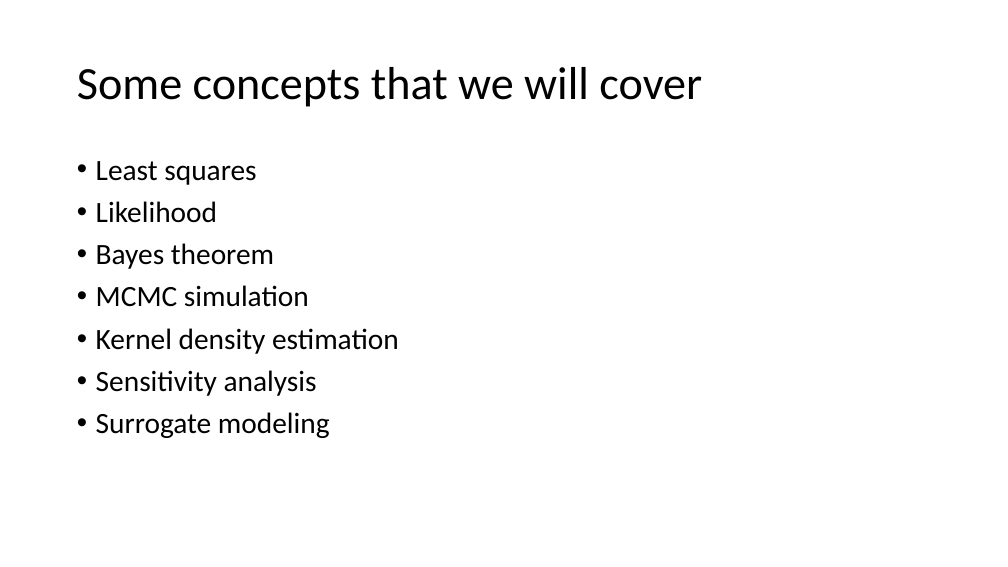
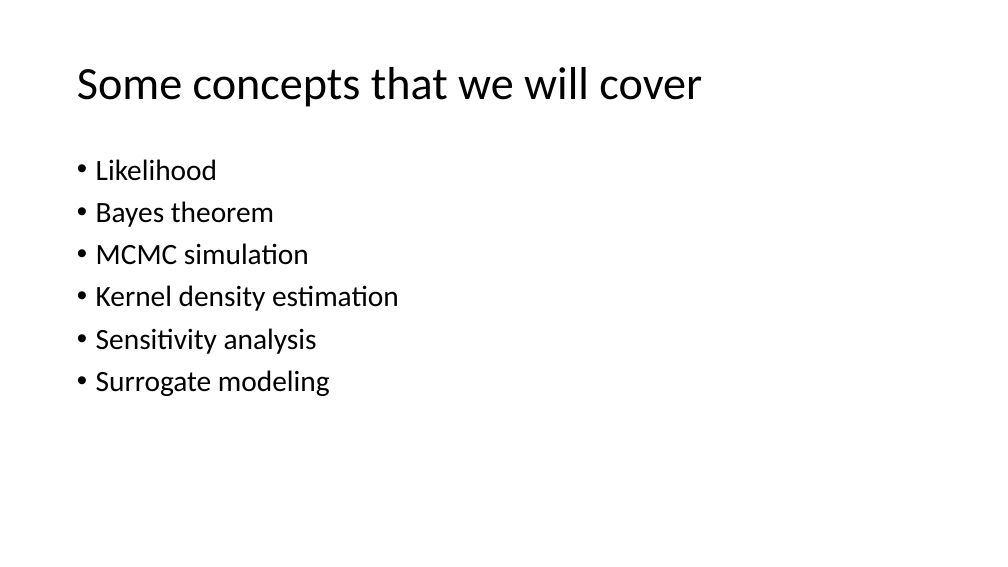
Before and after one commit to mbolic2/Uncertainty_Course, a slide deck: slide 4 of Introduction/Modeling and Data Uncertainties by Mahadevan.pptx. Drawn at 1008x567 pixels with LibreOffice and Linux fonts; fonts in the diff are those of the drawing. Boxes give left, top, right and bottom in pixels: in the first picture for what was removed or moved away, otherwise in the second. Text is boxed around its words. In the diff, an @@ line names an element or a change of style, - is before the commit and + after.

```diff
--- a/Introduction/Modeling and Data Uncertainties by Mahadevan.pptx
+++ b/Introduction/Modeling and Data Uncertainties by Mahadevan.pptx
@@ text at [96, 161, 256, 185]: paragraph removed @@
-• Least squares
```
Also in this commit, not shown: 1 other slide changed, 5 slides added, 7 slides removed, 3 other files.
